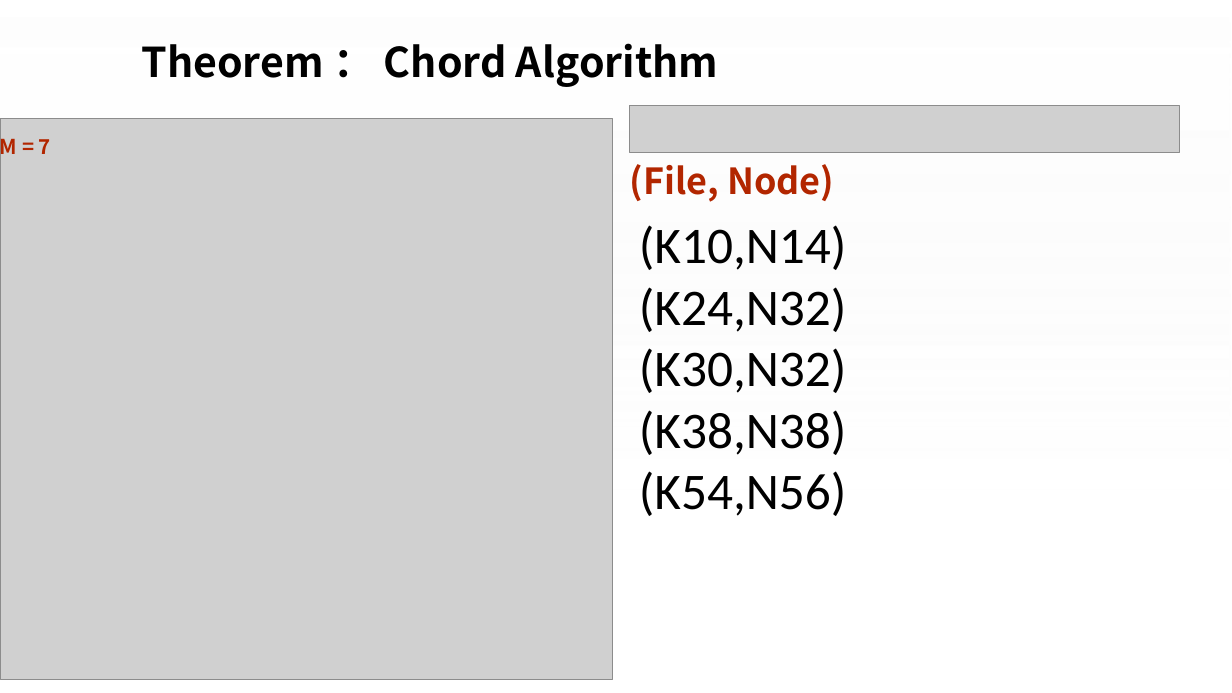
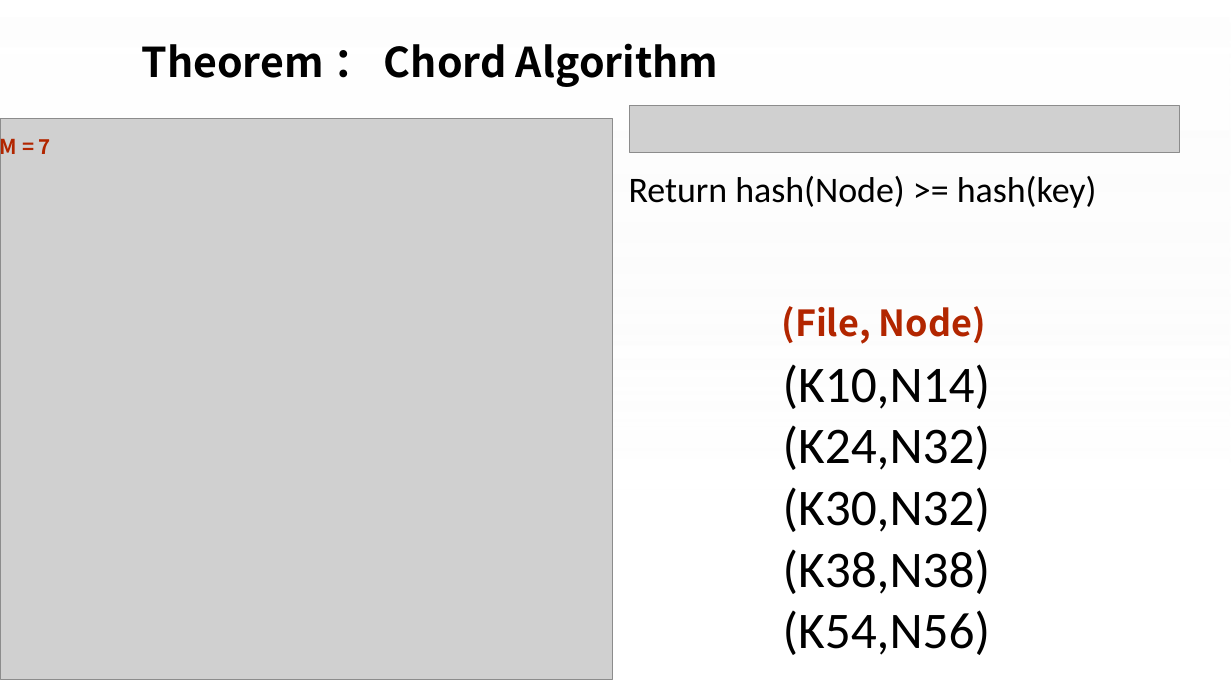
Before and after one commit to CharmingZh/Qtas, a slide deck: slide 12 of 第二次组会.pptx. Drawn at 1232x693 pixels with LibreOffice and Linux fonts; fonts in the diff are those of the drawing; grey boxes stand for pictures; background and template pictures are left out. Boxes give left, top, right and bottom in pixels: in the first picture for what was removed or moved away, otherwise in the second. Text is boxed around its words. In the diff, an @@ line names an element or a change of style, - is before the commit and + after.

```diff
--- a/第二次组会.pptx
+++ b/第二次组会.pptx
@@ text added at (x1=629, y1=176, x2=1097, y2=208), 28 pt, text #000000 @@
+Return hash(Node) >= hash(key)
@@ text "(File, Node)" moved from (x1=630, y1=164, x2=834, y2=202) to (x1=781, y1=306, x2=986, y2=344) @@
@@ text "(K10,N14)" moved from (x1=639, y1=225, x2=847, y2=516) to (x1=783, y1=364, x2=991, y2=655) @@
```
Also in this commit, not shown: 4 other slides changed, 4 slides added, 1 slide removed, 3 other files.
